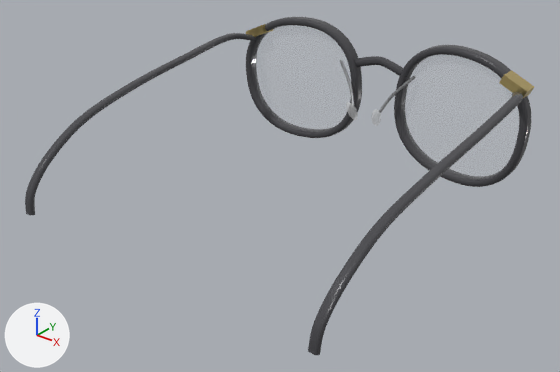
Two versions of the glTF model public/models/glasses.glb, one commit apart.
Before and after are seen from a 50 mm lens placed at (14.99, -24.84, 9.92), pointed at (0.35, -6.54, -1.43). Arrows for +X, +Y and +Z are at lower left; the lights stay in place. The picture after the commit comes second. Where no turn or scale is listed for an object, it has been applied to the vertices.

Objects in the first picture: 'bridge', 'gold_R', 'lens_L', 'lens_R', 'rim_L', 'rim_R', 'temple_L', 'temple_R' and 5 more.
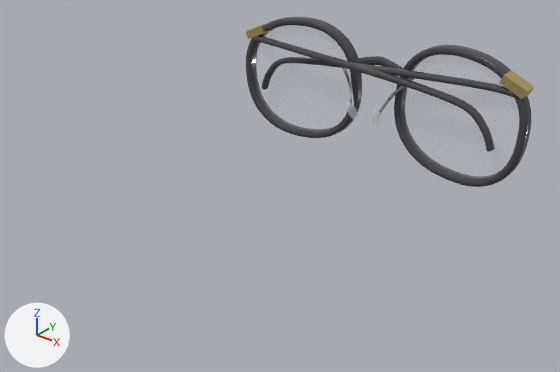
Commit message: Model temples in folded (closed) state to match reference photos

What changed in the scene script:
```text
Change me_temple_r:
    used by ob_temple_r; location = (0.0, 0.0, 0.0)
    remove me_temple_r.from_pydata(...)  # 2242 vertices, 4480 faces; spans x 5.59..6.37, y -12.21..-0.59, z -2.27..1.66
    add me_temple_r.from_pydata(...)  # 2242 vertices, 4480 faces; spans x -5.3..5.74, y -0.89..-0.42, z -0.74..1.51
    me_temple_r part 1: 2242 of 2242 vertices moved; they spanned x 5.59..6.37, y -12.21..-0.59, z -2.27..1.66 and now span x -5.3..5.74, y -0.89..-0.42, z -0.74..1.51; mean shift (-6.61, 6.66, 0.61)
Change me_temple_l:
    used by ob_temple_l; location = (0.0, 0.0, 0.0)
    remove me_temple_l.from_pydata(...)  # 2242 vertices, 4480 faces; spans x -6.37..-5.59, y -12.21..-0.59, z -2.27..1.66
    add me_temple_l.from_pydata(...)  # 2242 vertices, 4480 faces; spans x -5.77..5.31, y -1.2..-0.44, z -0.74..1.51
    me_temple_l part 2: 2242 of 2242 vertices moved; they spanned x -6.37..-5.59, y -12.21..-0.59, z -2.27..1.66 and now span x -5.77..5.31, y -1.2..-0.44, z -0.74..1.51; mean shift (6.61, 6.39, 0.61)
```

Pixel boxes [x1, y1, x2, y2] of what changed, in the pictures (560 x 372 px):
'temple_R', reshaped (19% wider, 84% shorter): before [308, 92, 523, 355]; after [261, 57, 516, 98]
'temple_L', reshaped (36% shorter): before [25, 33, 256, 215]; after [252, 36, 495, 152]
